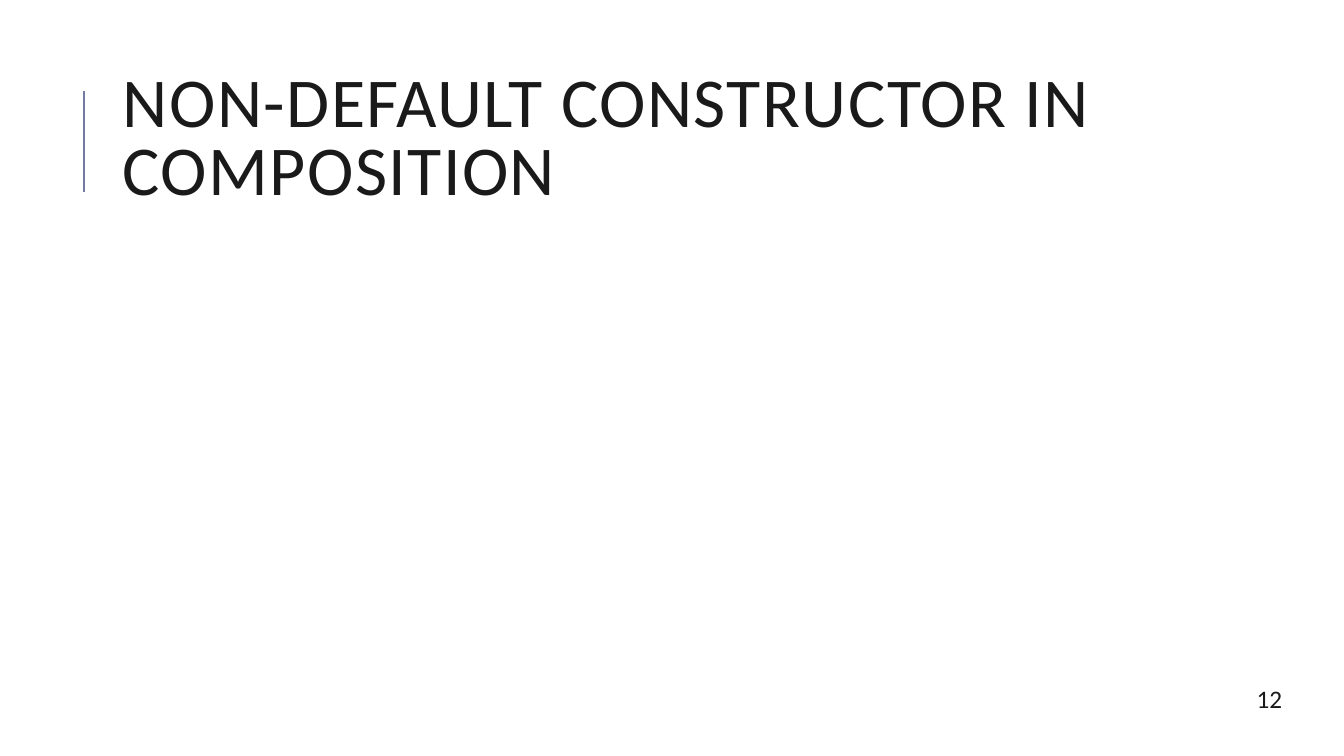
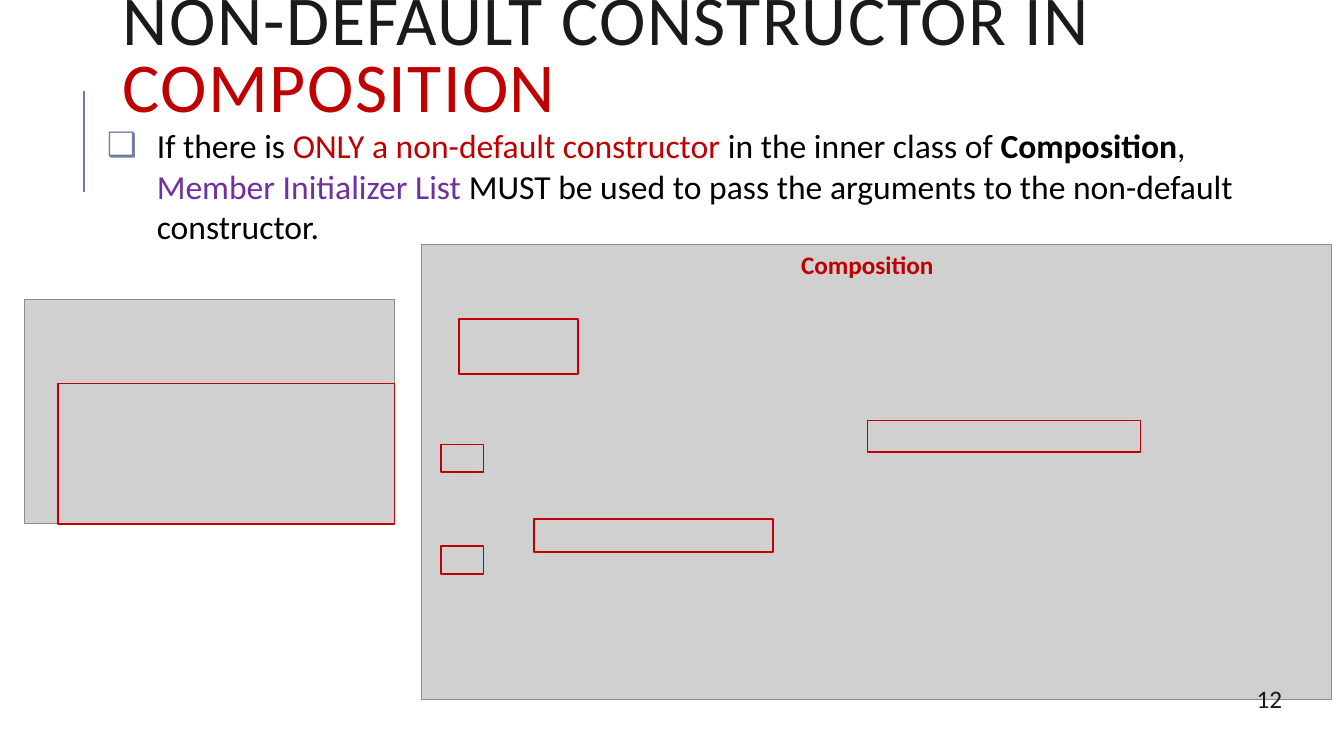
Before and after one commit to emaneng/mylegacy-oop-cpp, a slide deck: slide 12 of slides/1_Class Relations (Single & Arr Var).pptx. Drawn at 1344x756 pixels with LibreOffice and Linux fonts; fonts in the diff are those of the drawing; grey boxes stand for pictures. Boxes give left, top, right and bottom in pixels: in the first picture for what was removed or moved away, otherwise in the second. Text is boxed around its words. In the diff, an @@ line names an element or a change of style, - is before the commit and + after.

Commit message:
Update slides of class relations arr variable and add its code files

```diff
--- a/slides/1_Class Relations (Single & Arr Var).pptx
+++ b/slides/1_Class Relations (Single & Arr Var).pptx
@@ title "NON-DEFAULT CONSTRUCTOR IN COMPOSITION" moved from (x1=123, y1=81, x2=1089, y2=196) to (x1=123, y1=0, x2=1089, y2=113) @@
@@ title "NON-DEFAULT CONSTRUCTOR IN COMPOSITION" at (x1=123, y1=0, x2=1089, y2=113): text colour #1A1A1A to #C00000 in "COMPOSITION" @@
@@ text added at (x1=157, y1=134, x2=1233, y2=240), 24 pt, text #000000 @@
+  ❑ If there is ONLY a non-default constructor in the inner class of Composition,
+    Member Initializer List MUST be used to pass the arguments to the non-default constructor.
@@ picture added at (x1=421, y1=245, x2=1332, y2=700) @@
@@ text added at (x1=801, y1=256, x2=933, y2=278), 18 pt, text #C00000, bold @@
+Composition
@@ picture added at (x1=24, y1=299, x2=394, y2=523) @@
@@ rectangle added at (x1=460, y1=320, x2=579, y2=375), outline #C00000 1.25 pt @@
@@ rectangle added at (x1=58, y1=384, x2=395, y2=524), outline #C00000 1.25 pt @@
@@ rectangle added at (x1=442, y1=445, x2=484, y2=473), outline #C00000 1.25 pt @@
@@ rectangle added at (x1=868, y1=420, x2=1141, y2=452), outline #C00000 1.25 pt @@
@@ rectangle added at (x1=534, y1=519, x2=773, y2=552), outline #C00000 1.25 pt @@
@@ rectangle added at (x1=442, y1=546, x2=484, y2=575), outline #C00000 1.25 pt @@
```
Also in this commit, not shown: 3 other slides changed, 6 slides added, 1 slide removed, 6 other files.
